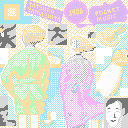
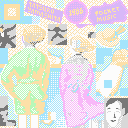
Revision of a layered (128, 128) image; what changed, layer by layer:
renamed "couple" to "tweak", moved it above "tweak #1", painted on it over [0, 18, 104, 128]
removed layer "poster_1" over [0, 40, 96, 128]
removed layer "dog a" over [96, 48, 128, 96]
removed layer "dog_bg" over [96, 48, 128, 96]
removed layer "hat" over [120, 40, 127, 48]
removed layer "hat_bg" over [120, 40, 128, 48]
renamed "1986 alt" to "tweak #1", painted on it over [0, 16, 128, 128]
removed layer "background_1" over [32, 16, 39, 24]
removed layer "Tatsuro-Yamashita" over [32, 16, 39, 24]
